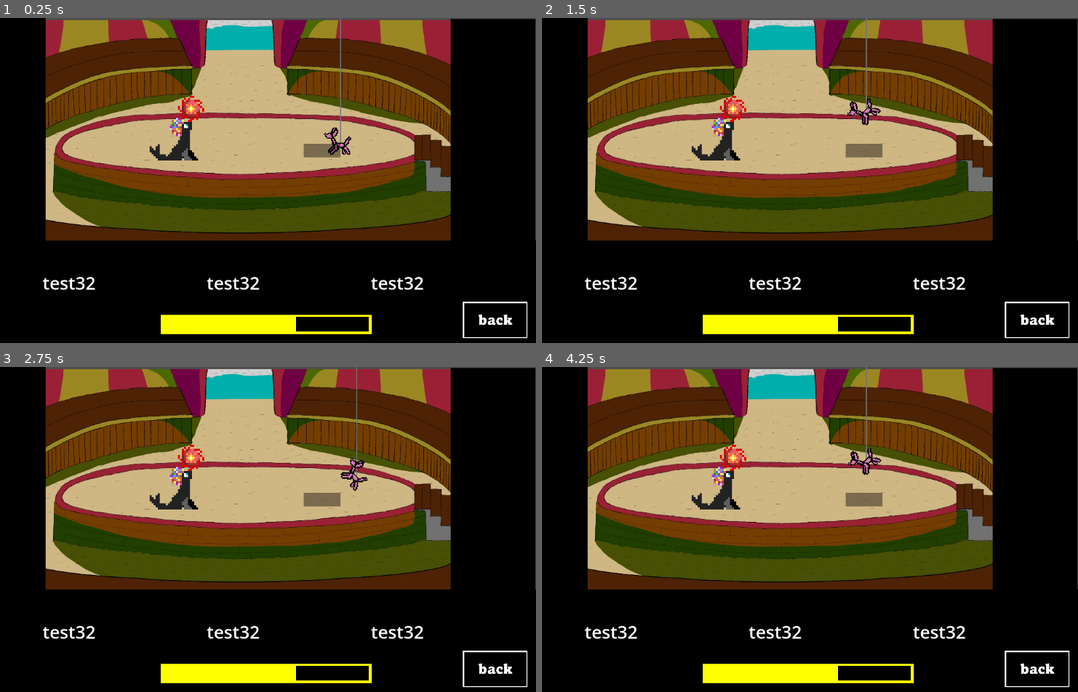
Above: before the commit, frames 1-4 (two rows, left to right).
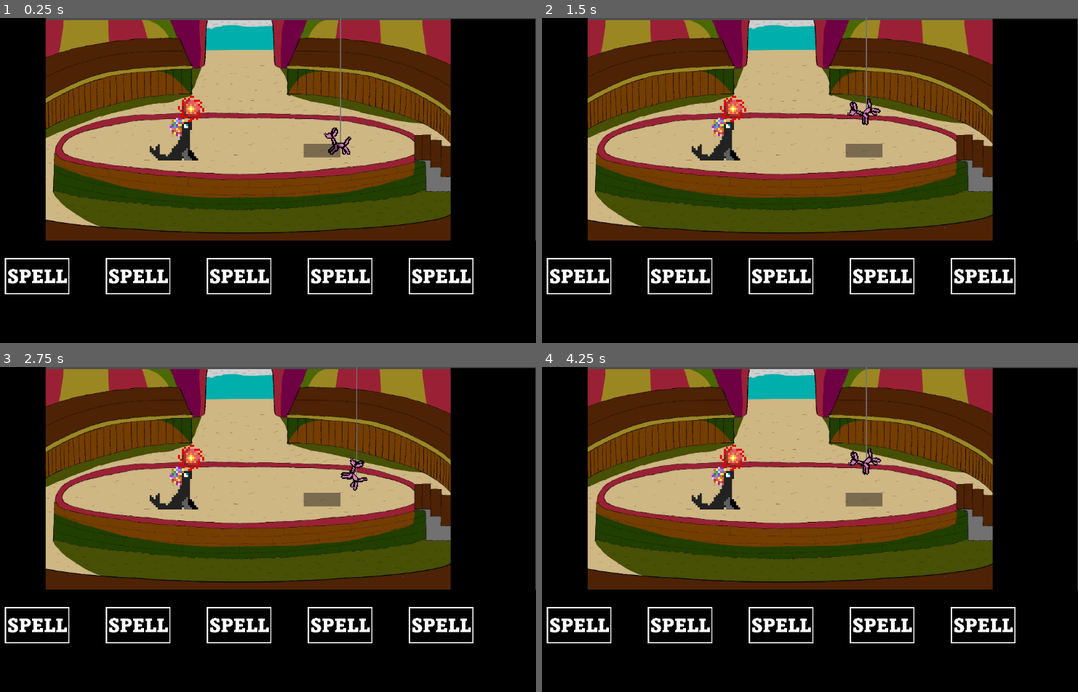
Above: after the commit, the same moments.

Repository: JasonJ13/CircusSunMoon
Game: Godot game, scene res://Scene/Fight/Fight.tscn
The game is run twice, just before and just after one commit, with the same random seed, the same clock (stepped at 60 frames per second) and the same inputs. This scene is started directly instead of the project's main scene.
Inputs (mouse positions are in pixels of both pictures, inside the frame that each line leads up to):
- Up to frame 1 (0.25 s): no input
- Up to frame 2 (1.5 s): click (579, 274) at 0.52 s; click (622, 281) at 1.27 s
- Up to frame 3 (2.75 s): click (139, 623) at 2.02 s
- Up to frame 4 (4.25 s): click (783, 630) at 2.77 s; click (783, 623) at 3.52 s

The runs differ from the first frame. In frame 1, 4.9% of the frame differs, in the area x 0-99%, y 73-99%; in frame 2, 4.9%; in frame 3, 4.9%; in frame 4, 4.9%.
Error before the commit: Invalid access to property or key 'actions' on a base object of type 'Nil'. (res://Script/Fight/Fight.gd:56)
Error after the commit: Parse Error: Identifier "test" not declared in the current scope. (res://Script/Fight/FightInterface.gd:6)

Commit message:
bouton changé

Diff:
--- a/Scene/Player/PlayerInterface.tscn
+++ b/Scene/Player/PlayerInterface.tscn
@@ -22,56 +22,52 @@
 texture = ExtResource("2_ihut5")
 
 [node name="Spell1" type="Button" parent="." unique_id=1681172384]
-visible = false
 layout_mode = 0
-offset_left = 900.0
-offset_top = 490.0
-offset_right = 2188.0
-offset_bottom = 1218.0
+offset_left = 100.0
+offset_top = 475.0
+offset_right = 1388.0
+offset_bottom = 1203.0
 scale = Vector2(0.1, 0.1)
 icon = ExtResource("3_6iv84")
 
 [node name="Spell2" type="Button" parent="." unique_id=1023289354]
-visible = false
 layout_mode = 0
-offset_left = 700.0
-offset_top = 490.0
-offset_right = 1988.0
-offset_bottom = 1218.0
+offset_left = 300.0
+offset_top = 475.0
+offset_right = 1588.0
+offset_bottom = 1203.0
 scale = Vector2(0.1, 0.1)
 icon = ExtResource("3_6iv84")
 
 [node name="Spell3" type="Button" parent="." unique_id=1095905764]
-visible = false
 layout_mode = 0
 offset_left = 500.0
-offset_top = 490.0
+offset_top = 475.0
 offset_right = 1788.0
-offset_bottom = 1218.0
+offset_bottom = 1203.0
 scale = Vector2(0.1, 0.1)
 icon = ExtResource("3_6iv84")
 
 [node name="Spell4" type="Button" parent="." unique_id=1254825276]
-visible = false
 layout_mode = 0
-offset_left = 300.0
-offset_top = 490.0
-offset_right = 1588.0
-offset_bottom = 1218.0
+offset_left = 700.0
+offset_top = 475.0
+offset_right = 1988.0
+offset_bottom = 1203.0
 scale = Vector2(0.1, 0.1)
 icon = ExtResource("3_6iv84")
 
 [node name="Spell5" type="Button" parent="." unique_id=1714304370]
-visible = false
 layout_mode = 0
-offset_left = 101.0
-offset_top = 490.0
-offset_right = 1389.0
-offset_bottom = 1218.0
+offset_left = 900.0
+offset_top = 475.0
+offset_right = 2188.0
+offset_bottom = 1203.0
 scale = Vector2(0.1, 0.1)
 icon = ExtResource("3_6iv84")
 
 [node name="Back" type="Button" parent="." unique_id=750753261]
+visible = false
 layout_mode = 0
 offset_left = 1007.0
 offset_top = 562.0
@@ -81,11 +77,13 @@
 icon = ExtResource("4_44f6b")
 
 [node name="Sprite2D" type="Sprite2D" parent="." unique_id=1957742915]
+visible = false
 position = Vector2(618, 607)
 scale = Vector2(0.32656252, 0.052083455)
 texture = ExtResource("5_b7kor")
 
 [node name="HP_player" type="TextureProgressBar" parent="." unique_id=370749168]
+visible = false
 layout_mode = 0
 offset_left = 411.0
 offset_top = 592.0
@@ -98,6 +96,7 @@
 texture_progress = ExtResource("5_b7kor")
 
 [node name="NomMonstre1" type="Label" parent="." unique_id=323602651]
+visible = false
 layout_mode = 1
 anchors_preset = -1
 anchor_right = 4.636
@@ -110,6 +109,7 @@
 label_settings = SubResource("LabelSettings_b7kor")
 
 [node name="NomMonstre2" type="Label" parent="." unique_id=1826924233]
+visible = false
 layout_mode = 1
 anchors_preset = -1
 anchor_right = 4.636
@@ -122,6 +122,7 @@
 label_settings = SubResource("LabelSettings_b7kor")
 
 [node name="NomMonstre3" type="Label" parent="." unique_id=1473139784]
+visible = false
 layout_mode = 1
 anchors_preset = -1
 anchor_right = 4.636
@@ -133,7 +134,14 @@
 text = "test32"
 label_settings = SubResource("LabelSettings_b7kor")
 
+[node name="hpplayer" type="Label" parent="." unique_id=478974951]
+visible = false
+layout_mode = 0
+offset_right = 40.0
+offset_bottom = 23.0
+
 [node name="boutonNomMonstre1" type="Button" parent="." unique_id=751293591]
+visible = false
 layout_mode = 0
 offset_left = 136.0
 offset_top = 480.0
@@ -142,6 +150,7 @@
 flat = true
 
 [node name="boutonNomMonstre2" type="Button" parent="." unique_id=751734140]
+visible = false
 layout_mode = 0
 offset_left = 462.0
 offset_top = 479.0
@@ -150,6 +159,7 @@
 flat = true
 
 [node name="boutonNomMonstre3" type="Button" parent="." unique_id=1913049799]
+visible = false
 layout_mode = 0
 offset_left = 797.0
 offset_top = 479.0
--- a/Script/Fight/FightInterface.gd
+++ b/Script/Fight/FightInterface.gd
@@ -1,11 +1,6 @@
 extends Node
 
 
-
-
-
-
-signal test(t : int)
 # Called when the node enters the scene tree for the first time.
 func _ready() -> void:
 	test.emit(50)
--- a/Script/Player/PlayerInterface.gd
+++ b/Script/Player/PlayerInterface.gd
@@ -14,6 +14,7 @@
 @onready var ButtonNomMonster = $boutonNomMonstre1
 @onready var ButtonNomMonster2 = $boutonNomMonstre2
 @onready var ButtonNomMonster3 = $boutonNomMonstre3
+@onready var hpplayer = $hpplayer
 
 
 var spell1 : Texture2D = preload("res://Asset/other/bouton spell.png")
